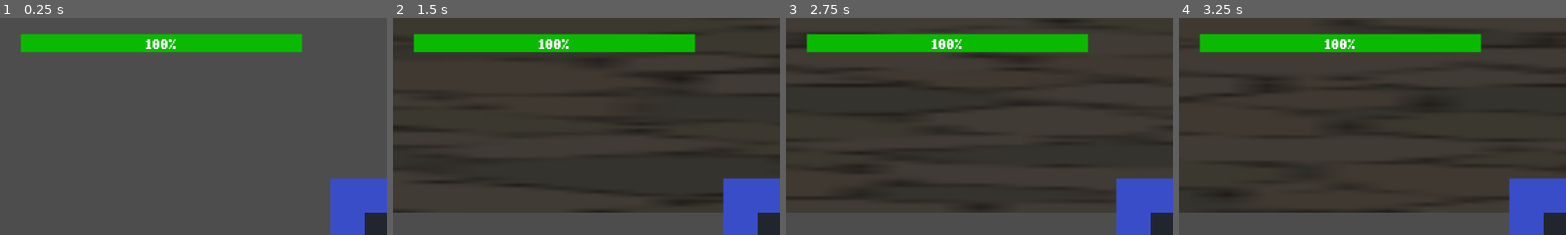
Above: before the commit, frames 1-4 (left to right).
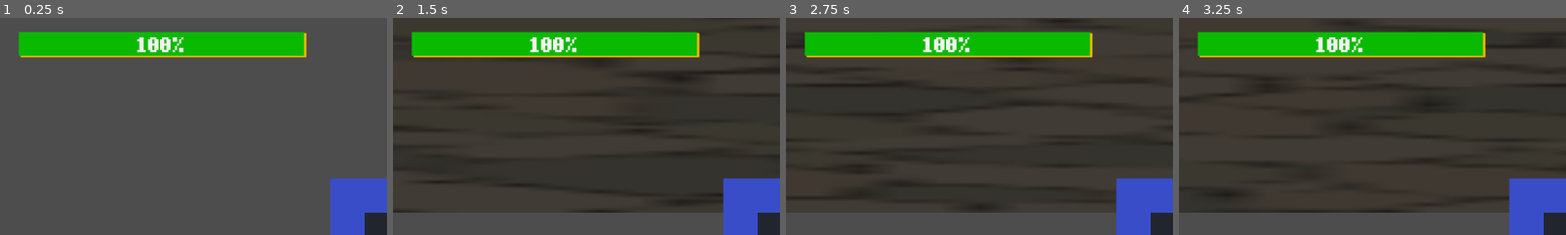
Above: after the commit, the same moments.

Repository: XavierJp/En-attendant-godot
Game: Godot game, scene res://scenes/level/level.tscn
Same seed, same stepped clock (60 frames per second), same inputs: the game is played once before the commit and once after it.
Inputs:
- Up to frame 1 (0.25 s): no input
- Up to frame 2 (1.5 s): tap Enter at 0.5 s; hold Up (ui_up) from 0.53 s (still down); tap Space at 1.25 s
- Up to frame 3 (2.75 s): tap Enter at 2 s; release Up (ui_up) at 2.03 s; hold Left (ui_left) from 2.03 s (still down)
- Up to frame 4 (3.25 s): keep holding Left (ui_left)
The pictures show only the part of the screen within x 0-50%, y 0-50%; the shares and areas given below are measured in that part.

The runs differ from the first frame. In frame 1, 3.7% of the frame differs, in the area x 4-80%, y 6-19%; in frame 2, 3.7%; in frame 3, 3.7%; in frame 4, 3.7%.

Commit message:
feat: save progress bar theme

Diff:
--- /dev/null
+++ b/Themes/progress_bar.tres
@@ -0,0 +1,6 @@
+[gd_resource type="Theme" load_steps=2 format=3 uid="uid://02a8chd2ikkf"]
+
+[ext_resource type="FontFile" uid="uid://bnixuen4whja8" path="res://assets/font/pixelmix/pixelmix_bold.ttf" id="1_frod3"]
+
+[resource]
+default_font = ExtResource("1_frod3")
--- a/scenes/level/level.tscn
+++ b/scenes/level/level.tscn
@@ -1,12 +1,21 @@
-[gd_scene load_steps=6 format=3 uid="uid://mnvr41aud5tn"]
+[gd_scene load_steps=7 format=3 uid="uid://mnvr41aud5tn"]
 
 [ext_resource type="Script" path="res://scenes/level/level.gd" id="1_rhcvp"]
 [ext_resource type="PackedScene" uid="uid://bjq1a3fx722x3" path="res://scenes/player/player.tscn" id="1_we2oi"]
 [ext_resource type="PackedScene" uid="uid://cqqc735155vem" path="res://scenes/level/wall.tscn" id="2_xgegu"]
 [ext_resource type="FontFile" uid="uid://bnixuen4whja8" path="res://assets/font/pixelmix/pixelmix_bold.ttf" id="4_oj83u"]
+[ext_resource type="Theme" uid="uid://02a8chd2ikkf" path="res://Themes/progress_bar.tres" id="4_xxbw1"]
 
 [sub_resource type="StyleBoxFlat" id="StyleBoxFlat_c44ca"]
 bg_color = Color(0.0392157, 0.729412, 0, 1)
+border_color = Color(0.65098, 0.929412, 0, 1)
+expand_margin_left = 3.0
+expand_margin_top = 3.0
+expand_margin_right = 3.0
+expand_margin_bottom = 3.0
+shadow_color = Color(1, 0.733333, 0, 1)
+shadow_size = 1
+shadow_offset = Vector2(3, 2)
 
 [node name="Level" type="Node2D"]
 script = ExtResource("1_rhcvp")
@@ -28,7 +37,9 @@
 offset_top = -300.0
 offset_right = -127.0
 offset_bottom = -273.0
+theme = ExtResource("4_xxbw1")
 theme_override_fonts/font = ExtResource("4_oj83u")
+theme_override_font_sizes/font_size = 25
 theme_override_styles/fill = SubResource("StyleBoxFlat_c44ca")
 value = 100.0
 
--- a/scenes/player/player.gd
+++ b/scenes/player/player.gd
@@ -14,7 +14,7 @@
 	if overlapping_enemies.size() > 0:
 		health -= overlapping_enemies.size()
 		print(health)
-		get_node("ProgressBar2").value = health
+		get_node('ProgressBar2').value = health
 		if health <= 0.0:
 			queue_free()
 			print("game OVER !!!!")
